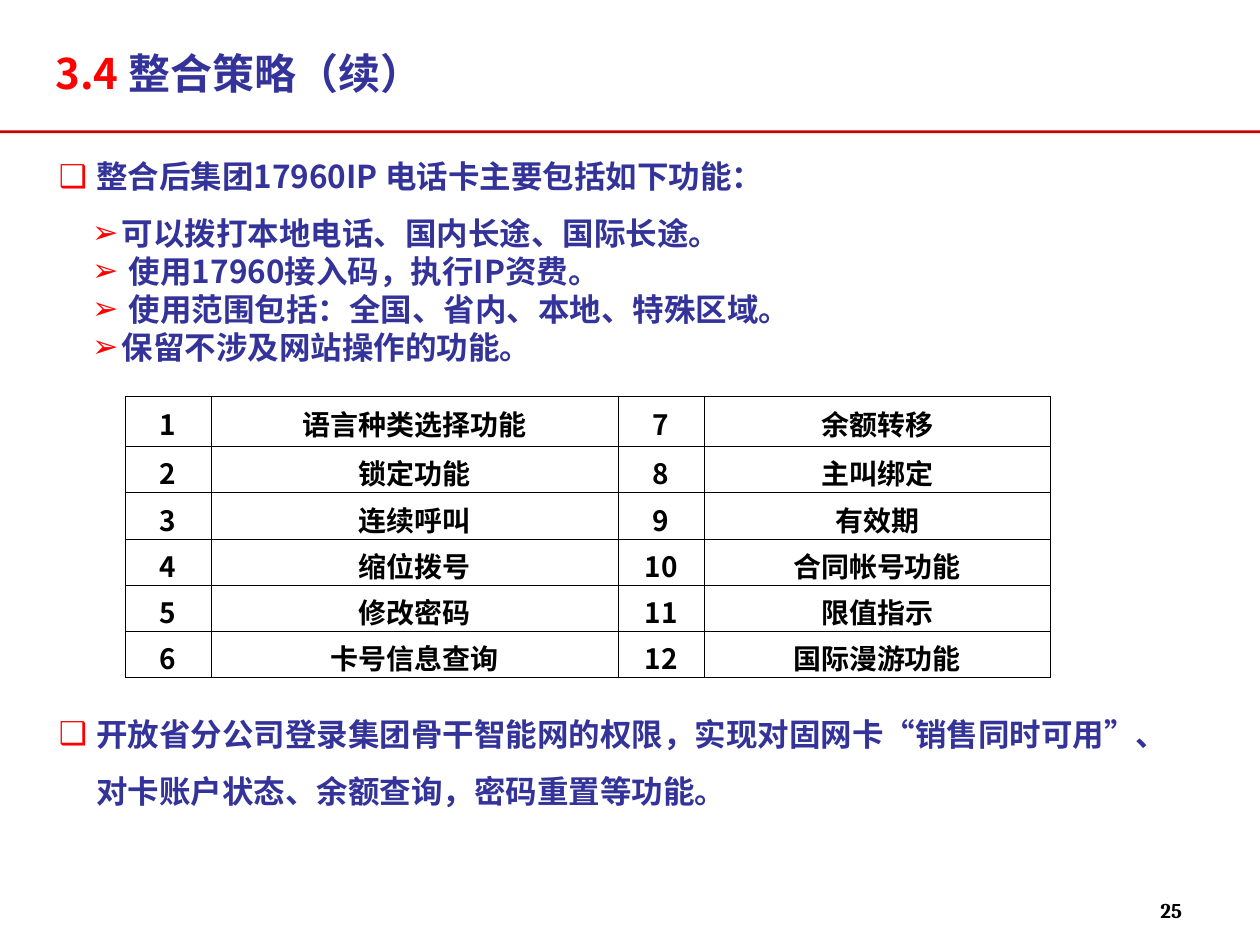
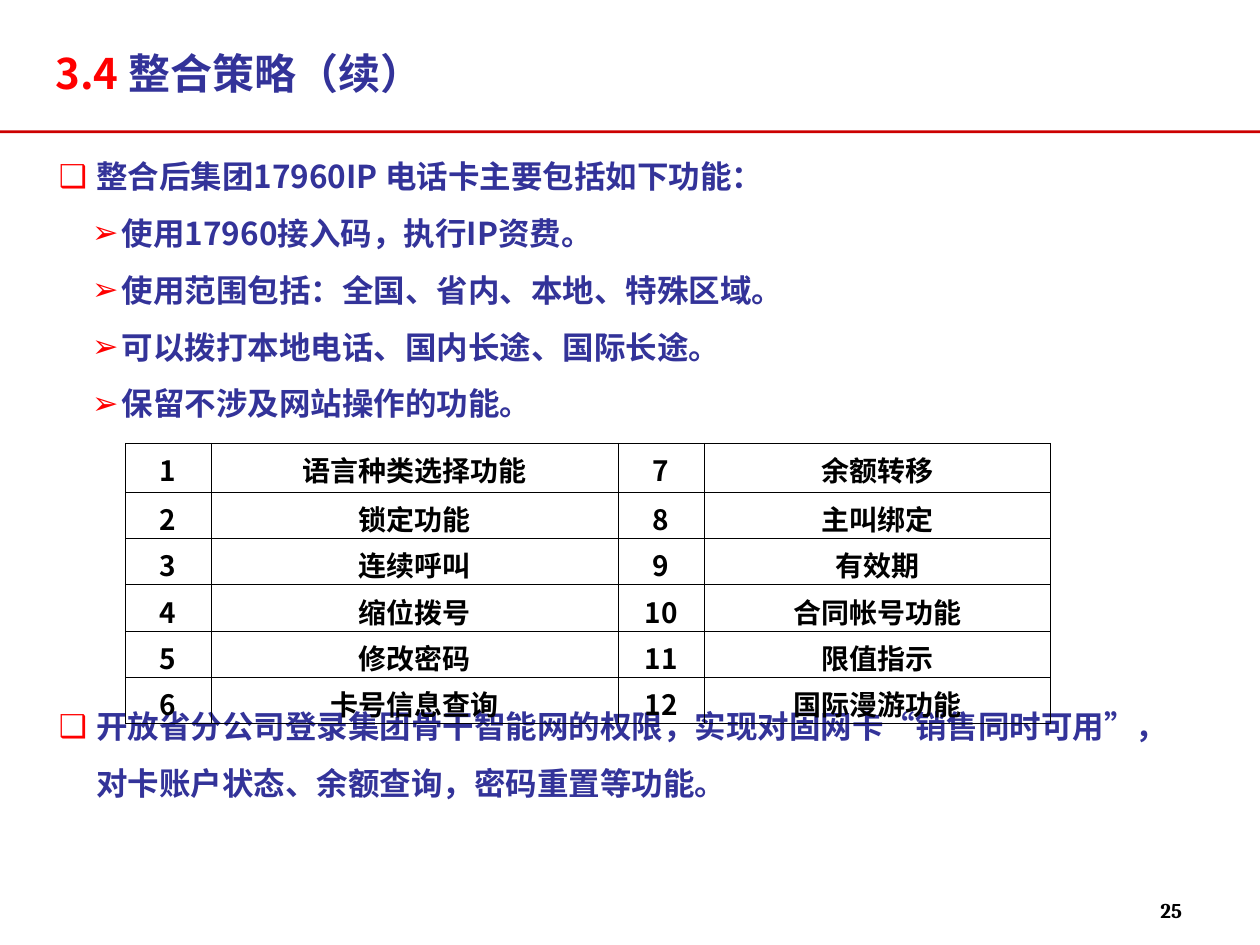
Before and after one commit to momo1101/unicardsrch, a slide deck: slide 25 of 软课题文本/软课题-中国联通电信卡业务及策略研究.ppt. Drawn at 1260x945 pixels with LibreOffice and Linux fonts; fonts in the diff are those of the drawing; background and template pictures are left out. Boxes give left, top, right and bottom in pixels: in the first picture for what was removed or moved away, otherwise in the second. Text is boxed around its words. In the diff, an @@ line names an element or a change of style, - is before the commit and + after.

```diff
--- a/软课题文本/软课题-中国联通电信卡业务及策略研究.ppt
+++ b/软课题文本/软课题-中国联通电信卡业务及策略研究.ppt
@@ text at [122,218,720,248]: paragraph removed @@
-  ➢ 可以拨打本地电话、国内长途、国际长途。
@@ text at [122,218,784,418]: line spacing 1 to 1.5 @@
@@ text at [122,332,720,362]: paragraph added @@
+  ➢ 可以拨打本地电话、国内长途、国际长途。
@@ table: place and size @@
-table at [125,397,1051,676]
+table at [125,444,1050,727]
@@ text at [96,706,1167,799]: text changed @@
-❑ 开放省分公司登录集团骨干智能网的权限，实现对固网卡“销售同时可用”、对卡账户状态、余额查询，密码重置等功能。
+❑ 开放省分公司登录集团骨干智能网的权限，实现对固网卡“销售同时可用”，对卡账户状态、余额查询，密码重置等功能。
```
Also in this commit, not shown: 11 other slides changed.
